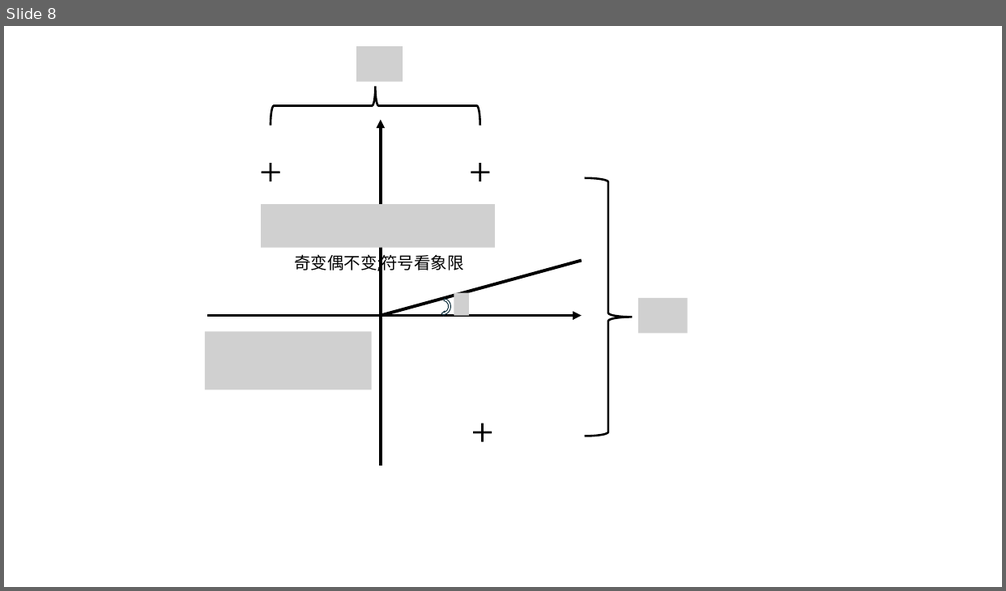
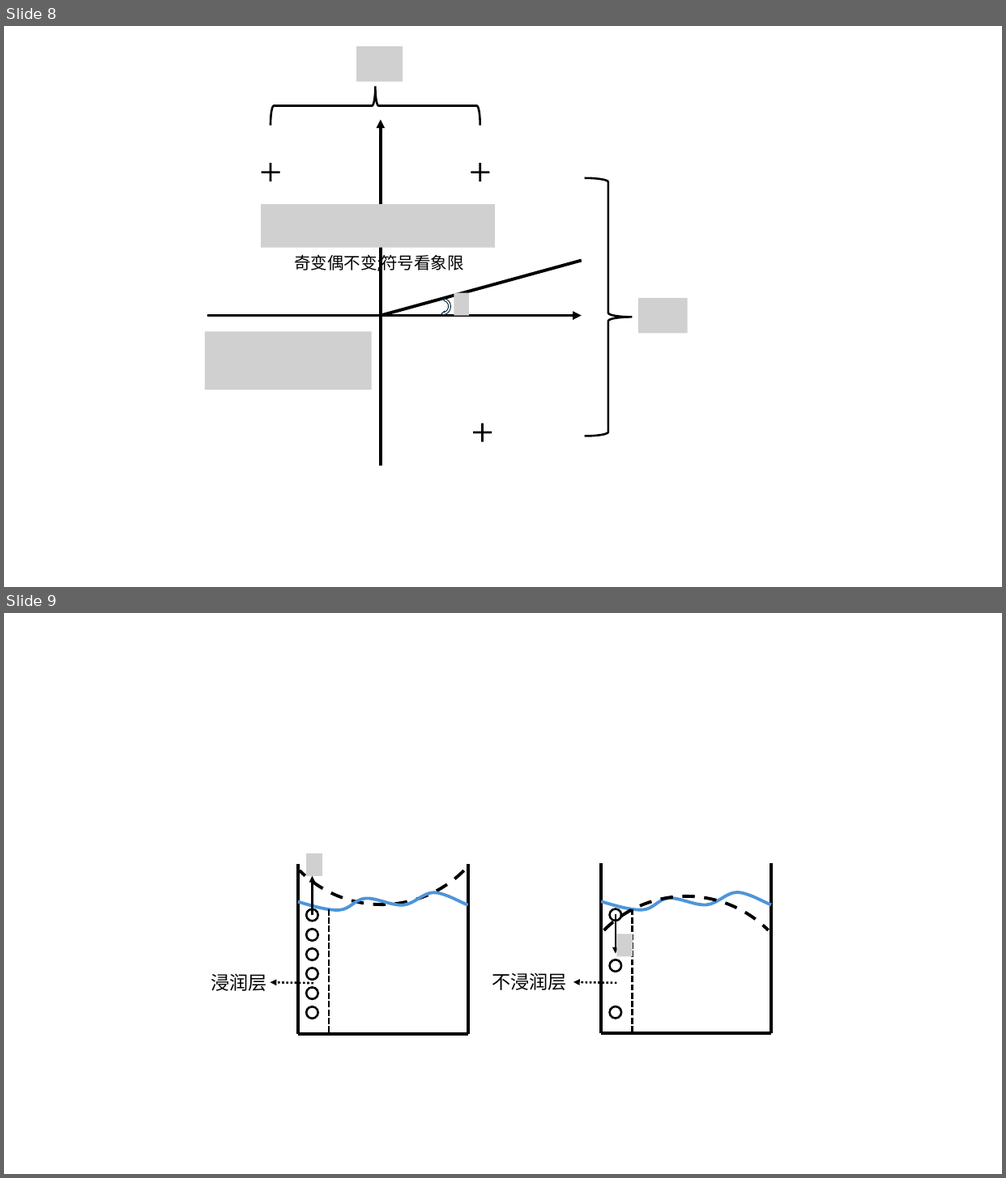
Before and after one commit to Richardxm2062/HS-Physics, a slide deck: Teacher/选修3-1/pictures/pictures.pptx. Shown one above the other, each under a label of ours: slide 8 before the commit, slides 8 and 9 after it. The pictures are 1006x591 and 1006x1178 pixels, drawn with LibreOffice and Linux fonts; fonts in the diff are those of the drawing; grey boxes stand for pictures. Boxes give left, top, right and bottom in pixels: in the first picture for what was removed or moved away, otherwise in the second. Text is boxed around its words. In the diff, an @@ line names an element or a change of style, - is before the commit and + after.

```diff
--- a/Teacher/选修3-1/pictures/pictures.pptx
+++ b/Teacher/选修3-1/pictures/pictures.pptx
@@ slide 9 added at bbox=[4, 613, 1002, 1174], background #FFFFFF @@
@@ group added at bbox=[211, 624, 851, 1174]: 9 ellipses, 8 lines, 4 arrows, 2 arc (boxed as its full ellipse)s, 2 freeform shapes, 2 texts, 2 pictures @@
+浸润层
+不浸润层
```
Also in this commit, not shown: 13 other files.
